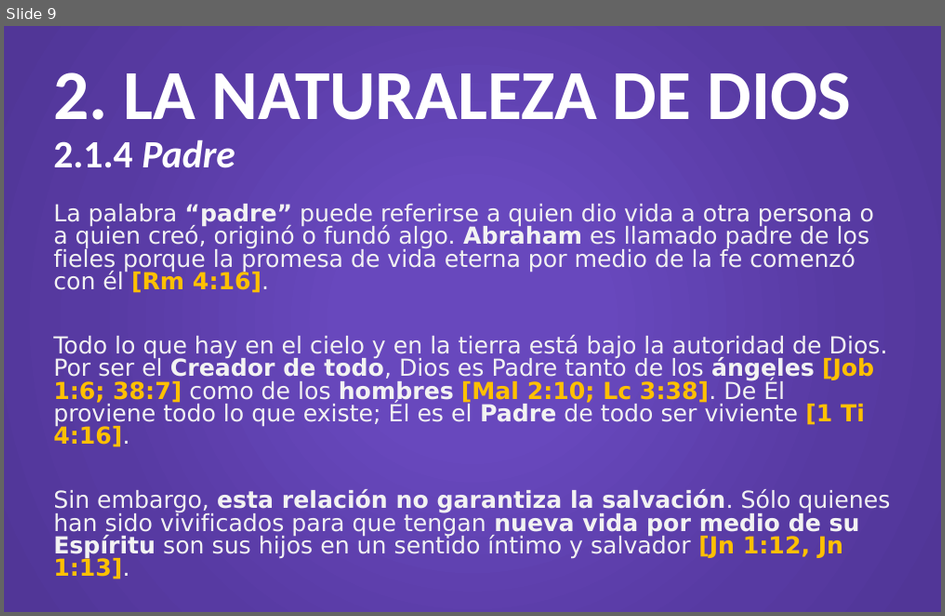
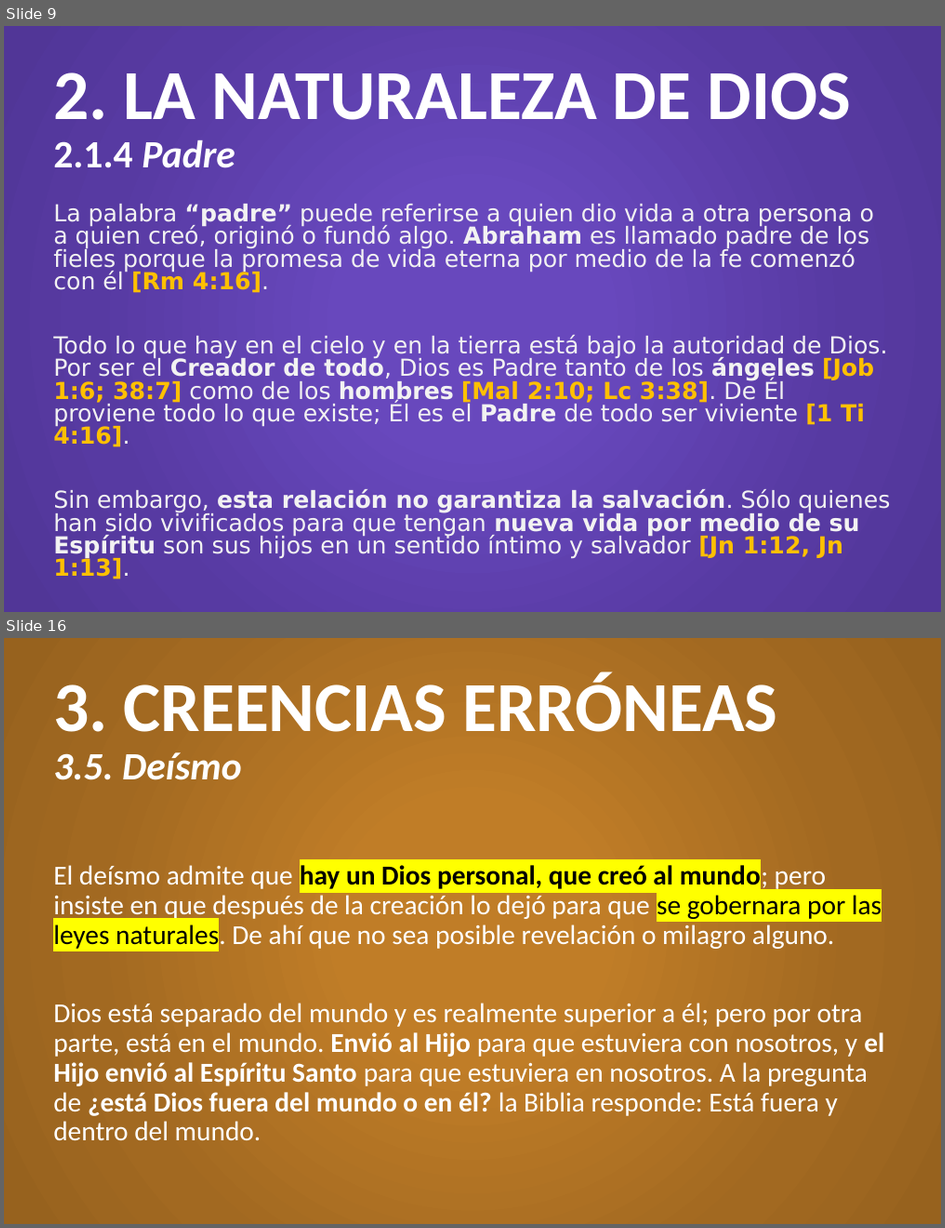
Before and after one commit to CreyTuning/documents, a slide deck: slideshow/Teologia Sistematica y Biblica - Myer Pearlman/Clases/4. Dios.pptx. Shown one above the other, each under a label of ours: slide 9 before the commit, slides 9 and 16 after it; the slides between them are not shown. The pictures are 945x616 and 945x1228 pixels, drawn with LibreOffice and Linux fonts; fonts in the diff are those of the drawing. Boxes give left, top, right and bottom in pixels: in the first picture for what was removed or moved away, otherwise in the second. Text is boxed around its words. In the diff, an @@ line names an element or a change of style, - is before the commit and + after.

Commit message:
4. Dios.pptx - part 1

```diff
--- a/slideshow/Teologia Sistematica y Biblica - Myer Pearlman/Clases/4. Dios.pptx
+++ b/slideshow/Teologia Sistematica y Biblica - Myer Pearlman/Clases/4. Dios.pptx
@@ slide 16 added at (4, 638, 941, 1224), background gradient #C07D27 to #A26921 to #97621E @@
@@ title added at (53, 672, 778, 780), 54 pt, text #FFFFFF, bold @@
+3. CREENCIAS ERRÓNEAS
+3.5. Deísmo
@@ text added at (53, 862, 885, 1141), 21 pt, text #FFFFFF @@
+El deísmo admite que hay un Dios personal, que creó al mundo; pero insiste en que después de la creación lo dejó para que se gobernara por las leyes naturales. De ahí que no sea posible revelación o milagro alguno.
+Dios está separado del mundo y es realmente superior a él; pero por otra parte, está en el mundo. Envió al Hijo para que estuviera con nosotros, y el Hijo envió al Espíritu Santo para que estuviera en nosotros. A la pregunta de ¿está Dios fuera del mundo o en él? la Biblia responde: Está fuera y dentro del mundo.
```
Also in this commit, not shown: 3 slides changed, 5 other slides added.
